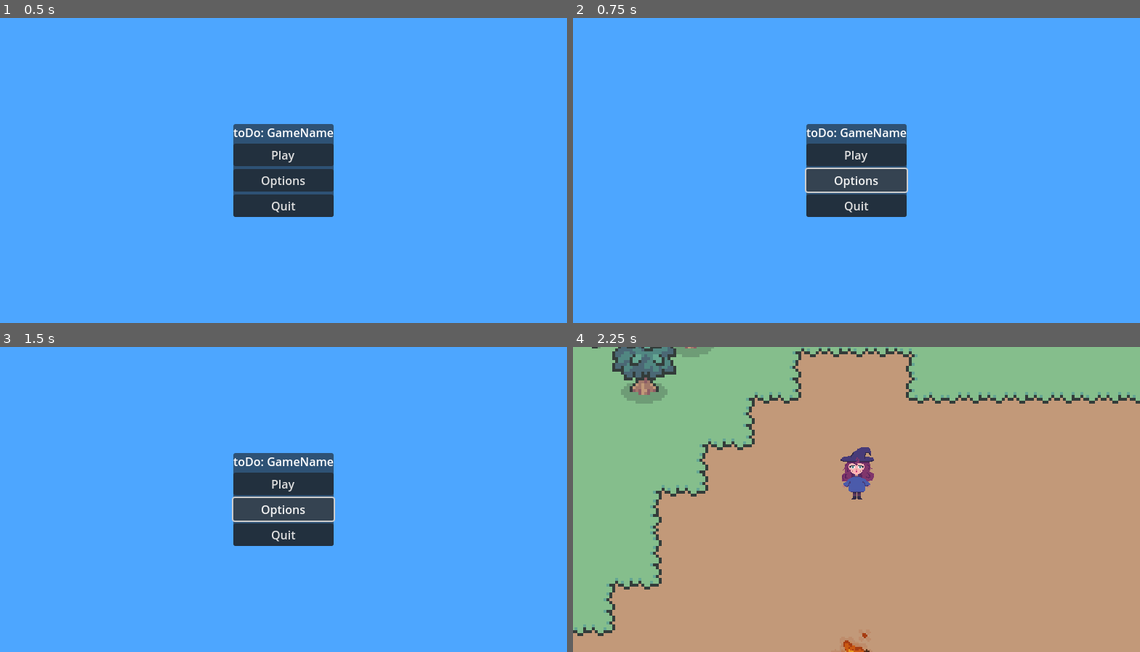
Above: before the commit, frames 1-4 (two rows, left to right).
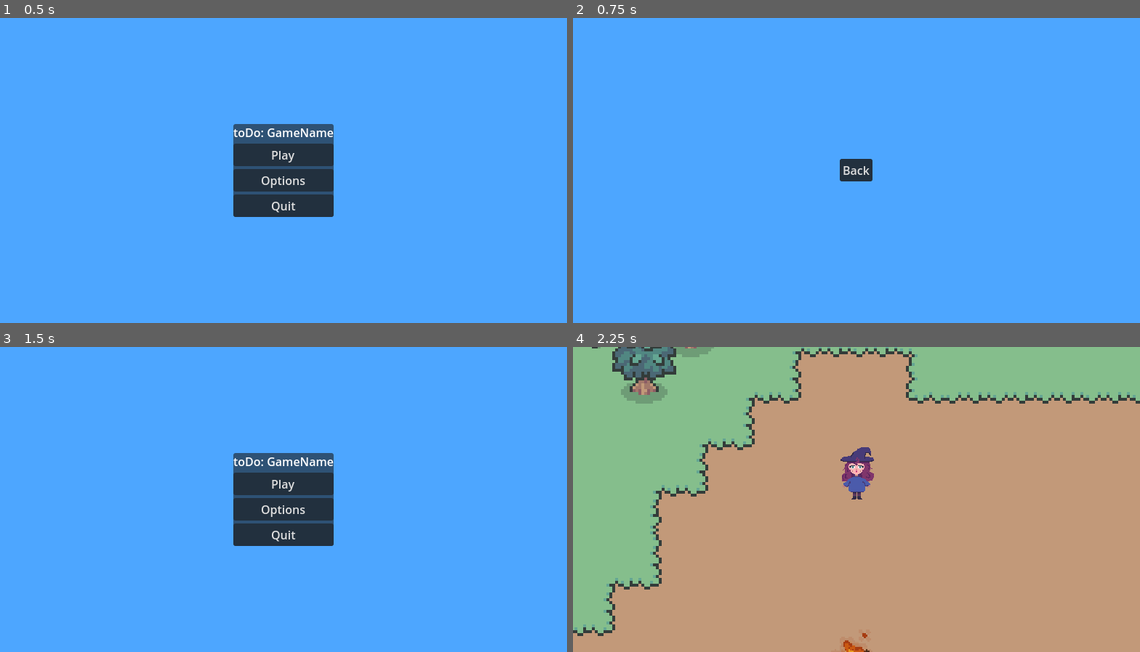
Above: after the commit, the same moments.

Repository: Sopheruss/ForestOfWonders_KikisAdventure
Game: Godot game, scene res://MenuStuff/MenuScenes/menu.tscn
Two runs of this game, one before a commit and one after it. Both use one fixed random seed, a clock stepped at 60 frames per second and the inputs below.
Inputs (mouse positions are in pixels of both pictures, inside the frame that each line leads up to):
- Up to frame 1 (0.5 s): no input
- Up to frame 2 (0.75 s): click "Options" at 0.5 s
- Up to frame 3 (1.5 s): click (283, 499) at 1.25 s, where only the run after the commit has a clickable "Back"
- Up to frame 4 (2.25 s): click "Play" at 2 s

Frame 1 is identical in both runs. In frame 2, 5.2% of the frame differs, in the area x 40-60%, y 34-66%; in frame 3, 0.2%; in frame 4, nothing differs.

Commit message:
fixed option button

Diff:
--- a/MenuStuff/MenuScripts/menu.gd
+++ b/MenuStuff/MenuScripts/menu.gd
@@ -8,7 +8,7 @@
 	get_tree().change_scene_to_file("res://game.tscn")
 
 func _on_options_pressed() -> void:
-	get_tree().change_scene_to_file("res://optionsMenu.tscn")
+	get_tree().change_scene_to_file("res://MenuStuff/MenuScenes/options_menu.tscn")
 
 func _on_quit_pressed() -> void:
 	get_tree().quit()
--- a/MenuStuff/MenuScripts/options_menu.gd
+++ b/MenuStuff/MenuScripts/options_menu.gd
@@ -1,4 +1,4 @@
 extends Control
 
 func _on_back_pressed() -> void:
-	get_tree().change_scene_to_file("res://menu.tscn")
+	get_tree().change_scene_to_file("res://MenuStuff/MenuScenes/menu.tscn")
--- a/game.gd
+++ b/game.gd
@@ -8,5 +8,4 @@
 
 # Called every frame. 'delta' is the elapsed time since the previous frame.
 func _process(delta: float) -> void:
-	if Input.is_action_pressed("esc"):
-		get_tree().change_scene_to_file("res://MenuStuff/MenuScenes/pause_menu.tscn")
+	pass
